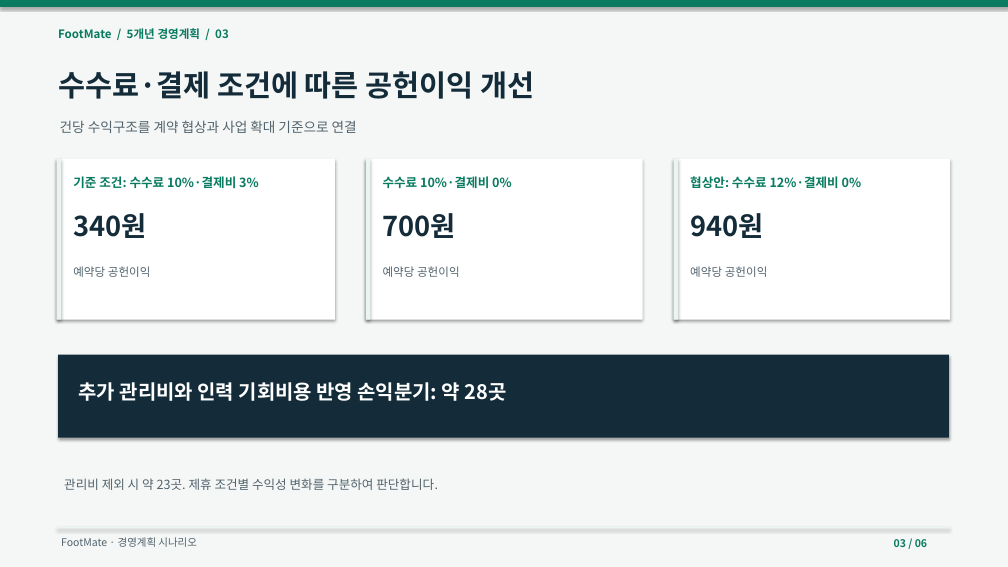
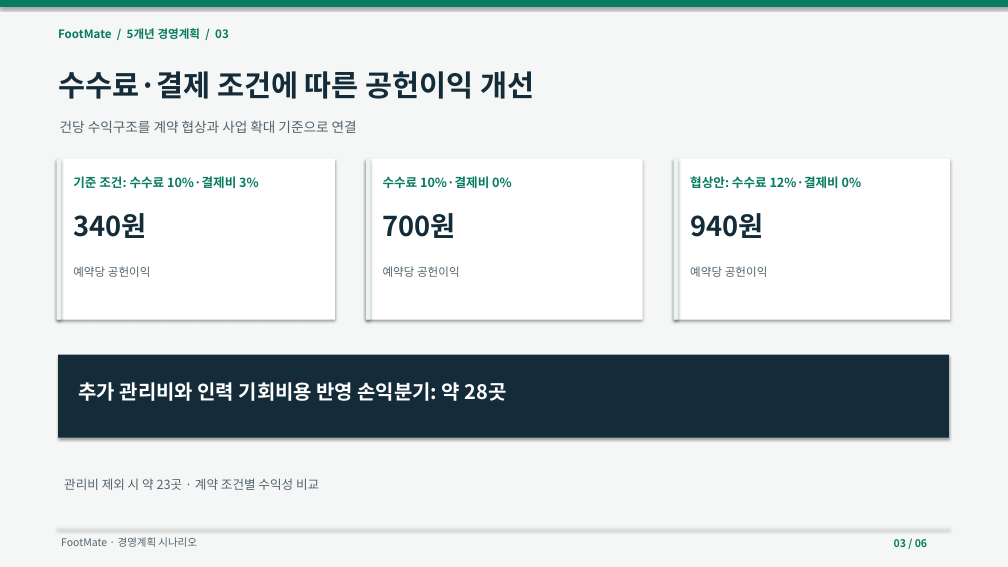
Before and after one commit to dohyunkimmm/footmate, a slide deck: slide 3 of src/case-study/downloads/footmate_5year_strategy.pptx. Drawn at 1008x567 pixels with LibreOffice and Linux fonts; fonts in the diff are those of the drawing. Boxes give left, top, right and bottom in pixels: in the first picture for what was removed or moved away, otherwise in the second. Text is boxed around its words. In the diff, an @@ line names an element or a change of style, - is before the commit and + after.

```diff
--- a/src/case-study/downloads/footmate_5year_strategy.pptx
+++ b/src/case-study/downloads/footmate_5year_strategy.pptx
@@ text at (64,478,319,490): text changed @@
-관리비 제외 시 약 23곳. 제휴 조건별 수익성 변화를 구분하여 판단합니다.
+관리비 제외 시 약 23곳 · 계약 조건별 수익성 비교
```
Also in this commit, not shown: 5 other slides changed, 16 other files.
